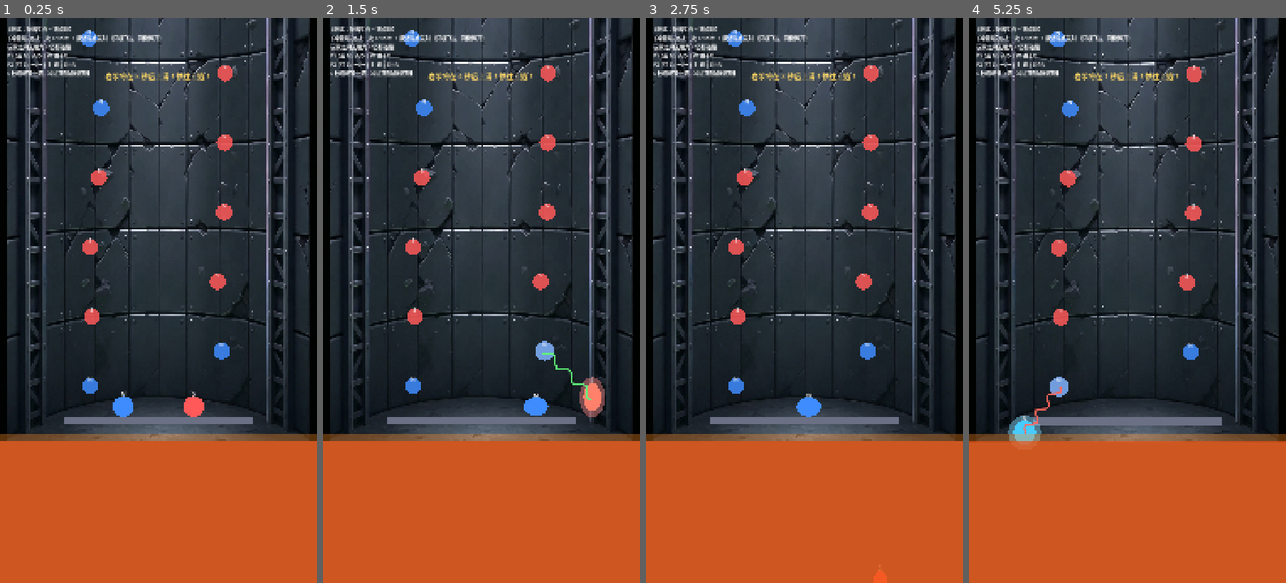
Above: before the commit, frames 1-4 (left to right).
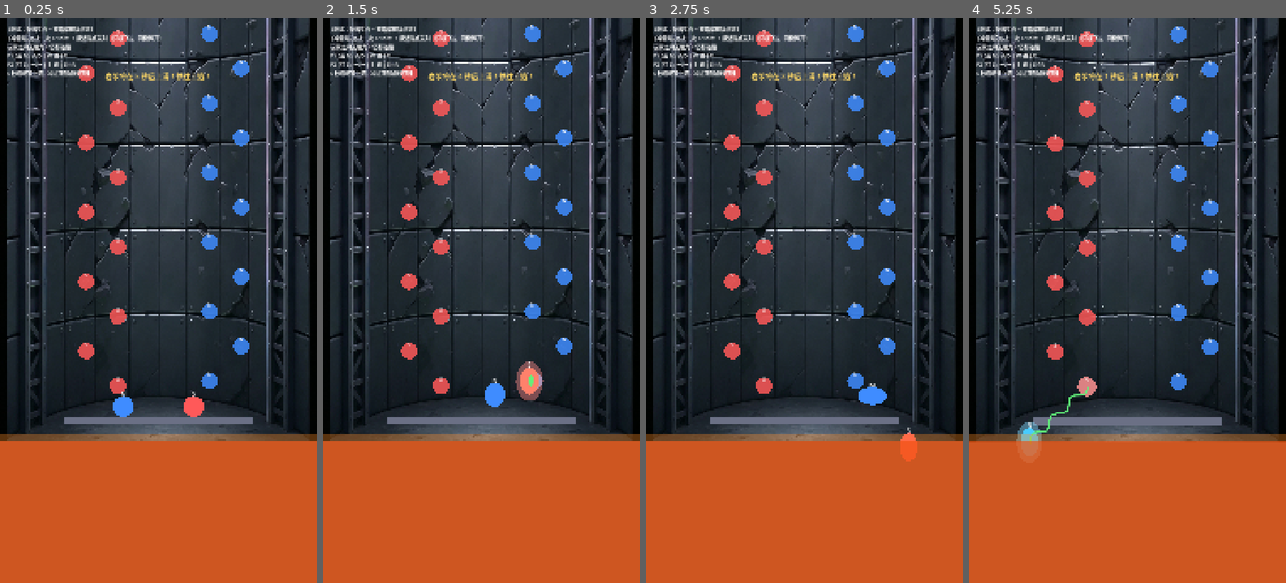
Above: after the commit, the same moments.

Repository: JanusChoi/MagSlimeArena
Game: Godot game, scene res://scenes/main_arena.tscn
The game is run twice, just before and just after one commit, with the same random seed, the same clock (stepped at 60 frames per second) and the same inputs.
Inputs:
- Up to frame 1 (0.25 s): no input
- Up to frame 2 (1.5 s): tap Enter at 0.5 s; hold D 0.53-1.28 s; tap F (magnet_p1) at 0.6 s; hold A from 1.28 s (still down); tap Shift (magnet_p2) at 1.35 s
- Up to frame 3 (2.75 s): release A at 2.03 s; hold D from 2.03 s (still down); tap F (magnet_p1) at 2.1 s
- Up to frame 4 (5.25 s): release D at 2.78 s; hold W 2.78-3.53 s; tap Shift (magnet_p2) at 2.85, 4.35 s; hold A from 3.53 s (still down); tap F (magnet_p1) at 3.6, 5.1 s

The runs differ from the first frame. In frame 1, 4.0% of the frame differs, in the area x 17-79%, y 1-67%; in frame 2, 5.3%, in the area x 17-89%, y 1-71%; in frame 3, 4.7%; in frame 4, 4.6%.

Commit message:
Ensure solvable dual-lane anchor routes for both players.
Replace random N/S zigzag with left S-chain for P1 and right N-chain for P2,
clamp hop distances to impulse range, and prefer opposite-pole anchor targeting.

Co-authored-by: Cursor <cursoragent@cursor.com>

Diff:
--- a/scripts/main_arena.gd
+++ b/scripts/main_arena.gd
@@ -31,6 +31,9 @@
 
 const ANCHOR_ONLY_COUNT := 14
 const ANCHOR_ONLY_VERT_STEP := 118.0
+const ROUTE_REACH_SAFETY := 0.86
+const P1_ROUTE_LANE_X := LEFT_LANE_X
+const P2_ROUTE_LANE_X := RIGHT_LANE_X
 
 const PLATFORM_SCENE := preload("res://scenes/platform.tscn")
 const ANCHOR_SCENE := preload("res://scenes/magnetic_anchor.tscn")
@@ -337,7 +340,7 @@
 		child.queue_free()
 
 	if anchor_only_climb_test:
-		_build_anchor_only_chain()
+		_build_guaranteed_player_routes()
 		return
 
 	if _platform_centers.size() < 4:
@@ -379,24 +382,48 @@
 	return flags
 
 
-func _build_anchor_only_chain() -> void:
+func _build_guaranteed_player_routes() -> void:
 	if _platform_centers.is_empty():
 		return
 
 	var base_y := _platform_centers[0].y
-	var polarities := _balanced_polarities(ANCHOR_ONLY_COUNT)
+	var max_reach := impulse_max_range * ROUTE_REACH_SAFETY
+	var prev_p1 := Vector2(P1_SPAWN_X, _spawn_player_y)
+	var prev_p2 := Vector2(P2_SPAWN_X, _spawn_player_y)
 
 	for i in ANCHOR_ONLY_COUNT:
 		var y := base_y - float(i + 1) * ANCHOR_ONLY_VERT_STEP
-		var x := LEFT_LANE_X if i % 2 == 0 else RIGHT_LANE_X
-		x += randf_range(-LANE_JITTER, LANE_JITTER)
-		x = clampf(x, 220.0, 860.0)
-
-		var anchor: Node2D = ANCHOR_SCENE.instantiate()
-		anchor.position = Vector2(x, y)
-		anchor.set("wall_side", 0)
-		anchor.set("is_north_pole", polarities[i])
-		_anchors.add_child(anchor)
+		var p1_x := P1_ROUTE_LANE_X + (72.0 if i % 2 == 0 else -36.0)
+		var p2_x := P2_ROUTE_LANE_X + (72.0 if i % 2 == 1 else -36.0)
+		# 两路锚点略错开高度，避免空中误选到对方路线的同极锚点
+		var pos_p1 := Vector2(clampf(p1_x, 240.0, 470.0), y)
+		var pos_p2 := Vector2(clampf(p2_x, 610.0, 840.0), y - ANCHOR_ONLY_VERT_STEP * 0.14)
+
+		pos_p1 = _clamp_anchor_to_reach(prev_p1, pos_p1, max_reach)
+		pos_p2 = _clamp_anchor_to_reach(prev_p2, pos_p2, max_reach)
+
+		# 蓝 N 走 S 链，红 S 走 N 链（异极吸引）
+		_place_route_anchor(pos_p1, false)
+		_place_route_anchor(pos_p2, true)
+
+		prev_p1 = pos_p1
+		prev_p2 = pos_p2
+
+
+func _clamp_anchor_to_reach(from: Vector2, target: Vector2, max_reach: float) -> Vector2:
+	var offset := target - from
+	var dist := offset.length()
+	if dist <= max_reach or dist < 0.001:
+		return target
+	return from + offset * (max_reach * 0.95 / dist)
+
+
+func _place_route_anchor(pos: Vector2, is_north: bool) -> void:
+	var anchor: Node2D = ANCHOR_SCENE.instantiate()
+	anchor.position = pos
+	anchor.set("wall_side", 0)
+	anchor.set("is_north_pole", is_north)
+	_anchors.add_child(anchor)
 
 
 func _place_players() -> void:
@@ -428,7 +455,7 @@
 		return
 	var lines: PackedStringArray = []
 	if anchor_only_climb_test:
-		lines.append("【测试：仅出生台 + 锚点链】")
+		lines.append("【测试：仅出生台 + 双路保底锚点链】")
 	if magnet_gameplay == MagnetGameplay.ANCHOR_IMPULSE_ONE_SHOT:
 		lines.append("【冲量磁力】按一次 F/Shift → 最近锚点发射（异极飞过 · 同极弹开）")
 		lines.append("玩家之间无磁力，仍有碰撞")
--- a/scripts/slime_player.gd
+++ b/scripts/slime_player.gd
@@ -176,18 +176,31 @@
 
 
 func _find_closest_anchor_in_range(max_range: float) -> Node2D:
-	var best: Node2D = null
-	var best_dist := INF
+	var best_opposite: Node2D = null
+	var best_opposite_dist := INF
+	var best_same: Node2D = null
+	var best_same_dist := INF
+
 	for node in get_tree().get_nodes_in_group("magnetic_anchors"):
 		if not node is Node2D:
 			continue
 		var anchor := node as Node2D
 		var dist := global_position.distance_to(anchor.global_position)
-		if dist > max_range or dist >= best_dist:
-			continue
-		best_dist = dist
-		best = anchor
-	return best
+		if dist > max_range:
+			continue
+		var interaction: int = polarity * _MagneticUtilsScript.get_polarity(anchor)
+		if interaction < 0:
+			if dist < best_opposite_dist:
+				best_opposite_dist = dist
+				best_opposite = anchor
+		elif dist < best_same_dist:
+			best_same_dist = dist
+			best_same = anchor
+
+	# 优先异极（可飞过）；范围内只有同极时才斥开
+	if best_opposite != null:
+		return best_opposite
+	return best_same
 
 
 func set_eliminated() -> void:
Not shown, changed: PLAYTEST.md
